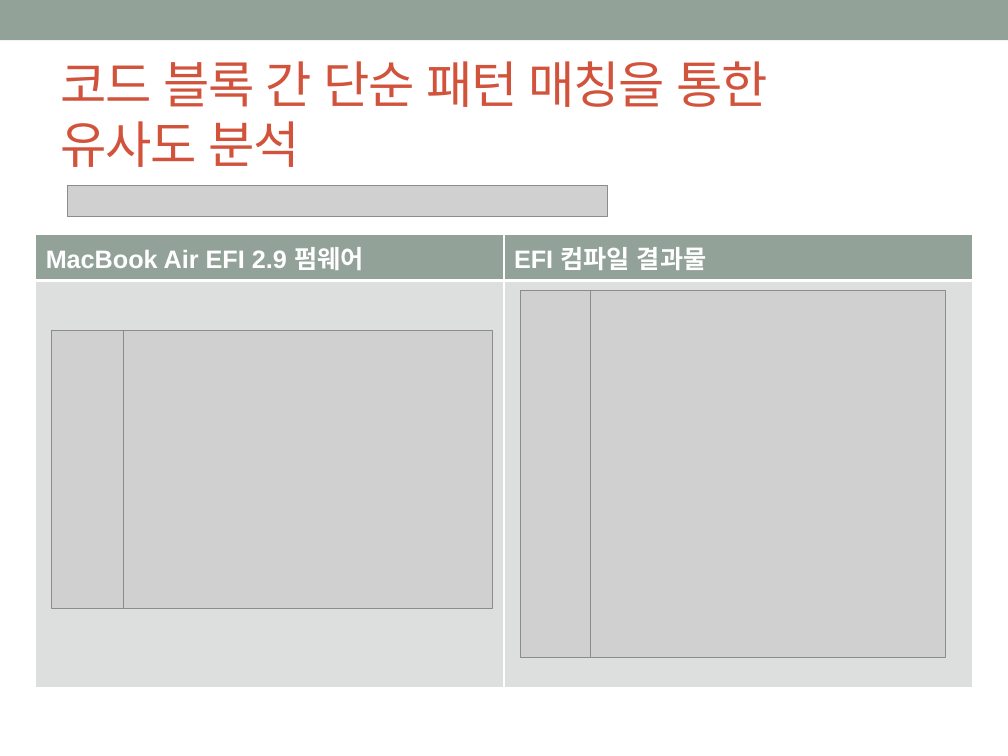
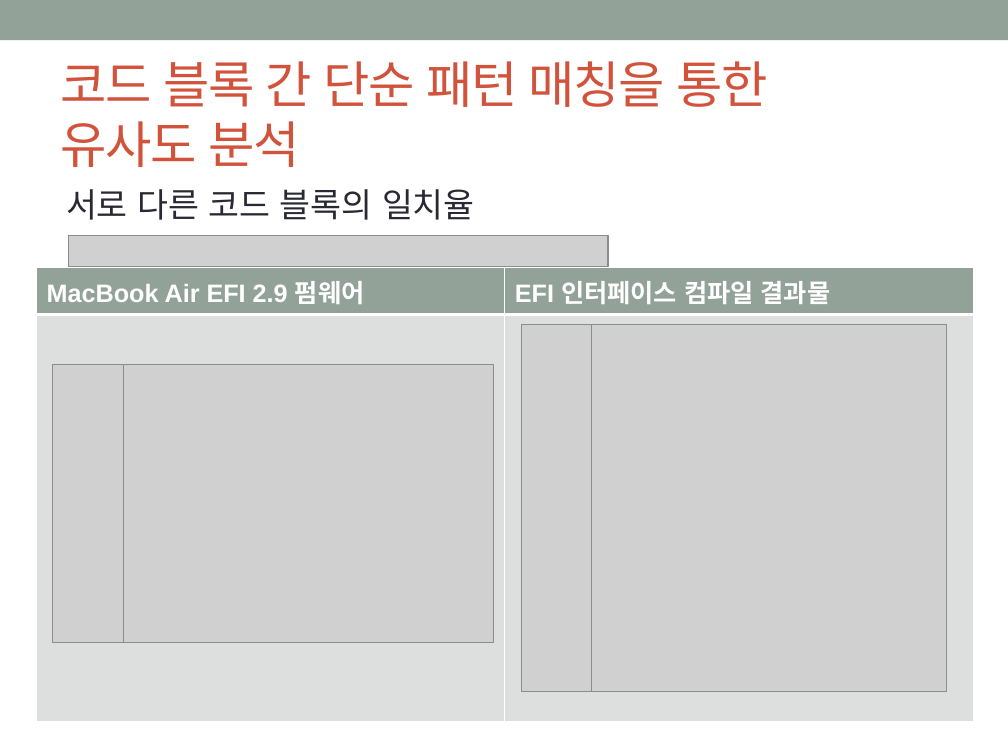
Before and after one commit to godthem90/Mac_Security_S4, a slide deck: slide 11 of 맥 중간발표.pptx (slide 9 before the commit). Drawn at 1008x756 pixels with LibreOffice and Linux fonts; fonts in the diff are those of the drawing; grey boxes stand for pictures. Boxes give left, top, right and bottom in pixels: in the first picture for what was removed or moved away, otherwise in the second. Text is boxed around its words. In the diff, an @@ line names an element or a change of style, - is before the commit and + after.

```diff
--- a/맥 중간발표.pptx
+++ b/맥 중간발표.pptx
@@ text added at [66, 189, 475, 220], 24 pt, text #292934 @@
+서로 다른 코드 블록의 일치율
@@ picture: place and size @@
-picture at [68, 185, 607, 217]
+picture at [69, 236, 608, 267]
@@ 4 pictures, 1 table: place and size @@
-4 pictures, 1 table at [35, 234, 973, 681]
+4 pictures, 1 table at [36, 268, 974, 716]
@@ table at [36, 268, 974, 716] @@
-row 1, column 2: EFI 컴파일 결과물
+row 1, column 2: EFI 인터페이스 컴파일 결과물
```
Also in this commit, not shown: 13 other slides changed, 6 slides added.
